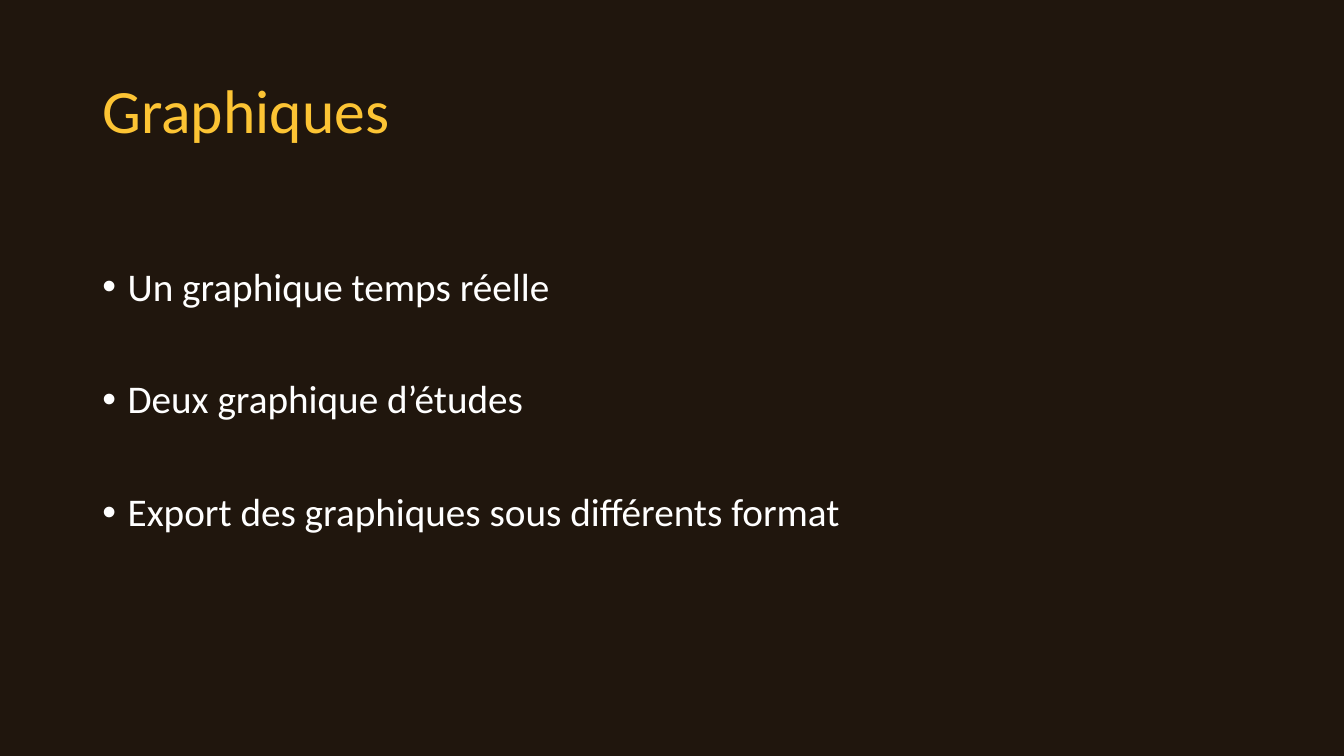
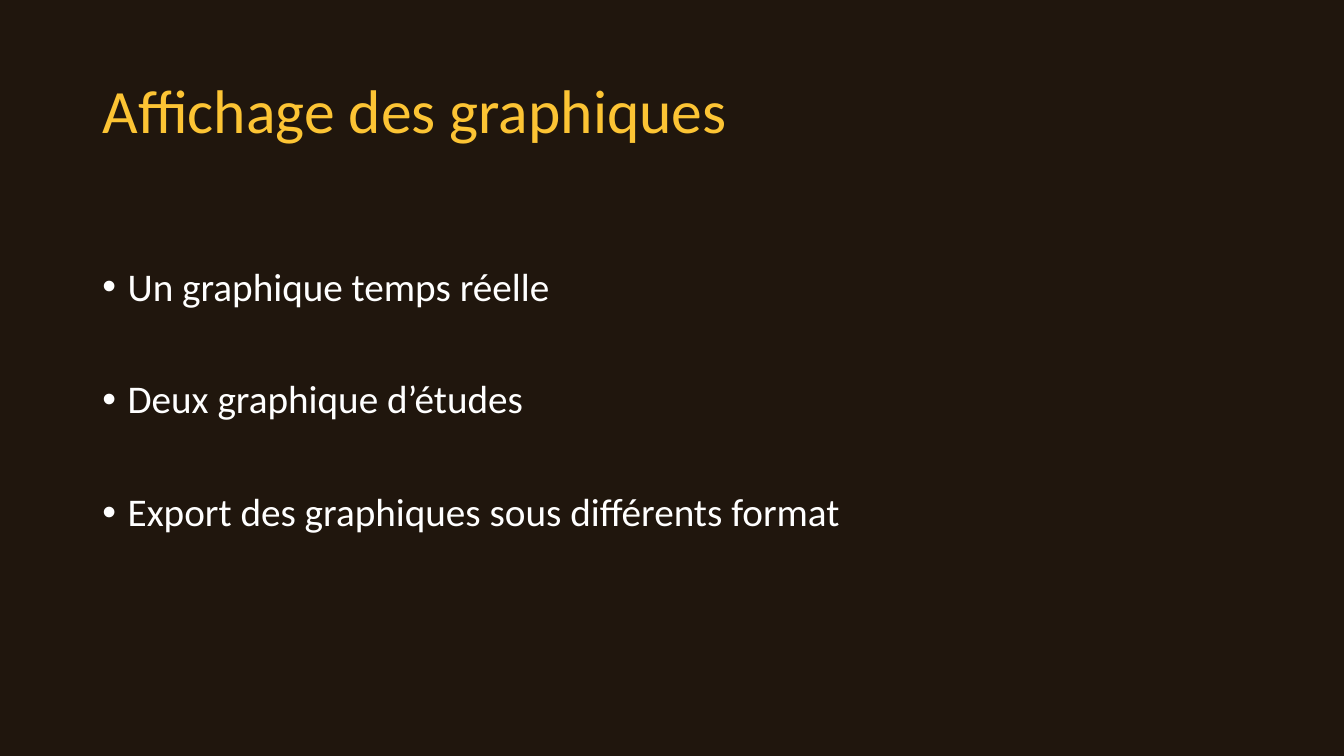
Before and after one commit to gdgaetan/openbee, a slide deck: slide 5 of présentation/présentation.pptx. Drawn at 1344x756 pixels with LibreOffice and Linux fonts; fonts in the diff are those of the drawing; background and template pictures are left out. Boxes give left, top, right and bottom in pixels: in the first picture for what was removed or moved away, otherwise in the second. Text is boxed around its words. In the diff, an @@ line names an element or a change of style, - is before the commit and + after.

```diff
--- a/présentation/présentation.pptx
+++ b/présentation/présentation.pptx
@@ title at [102, 90, 727, 144]: text changed @@
-Graphiques
+Affichage des graphiques
```
Also in this commit, not shown: 2 other slides changed.
